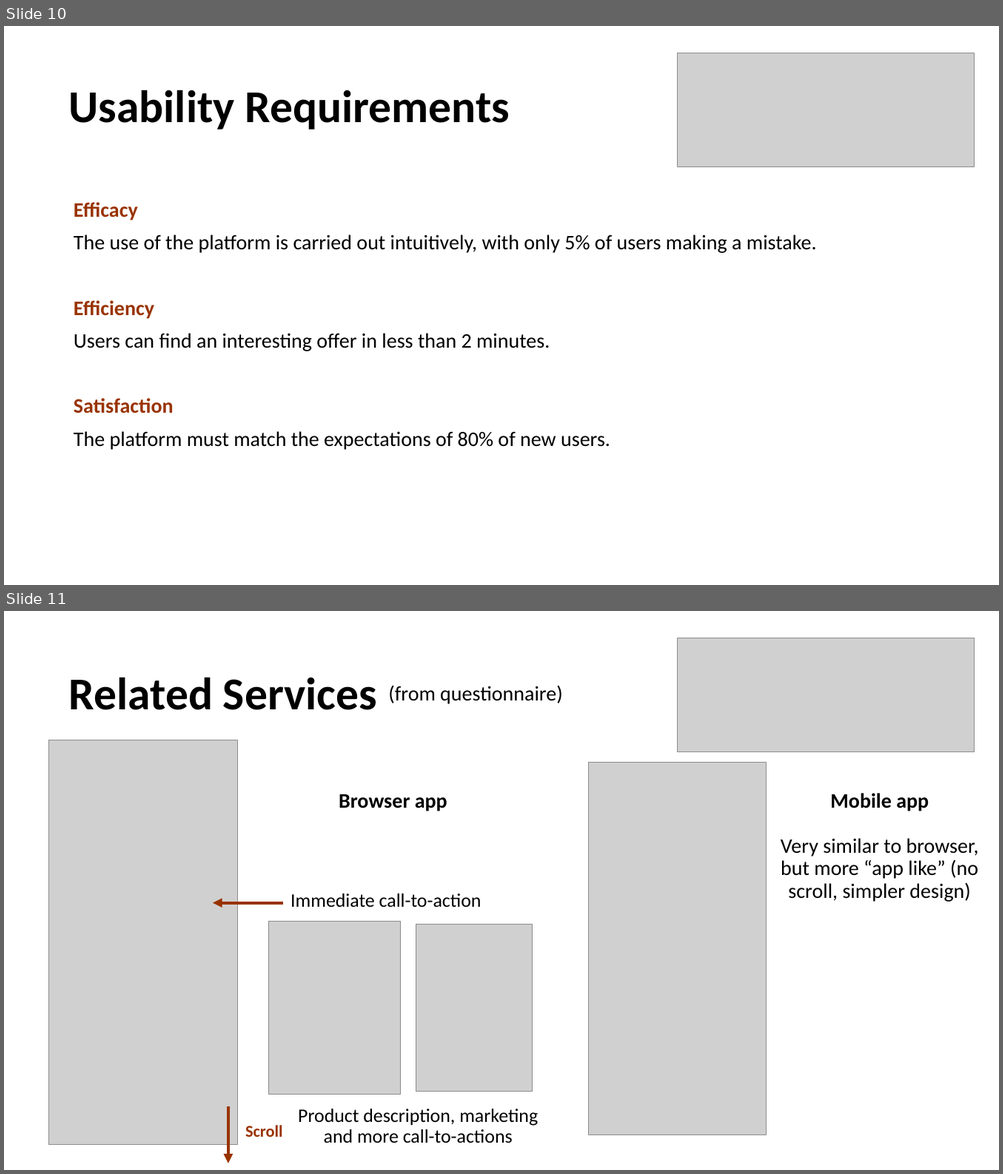
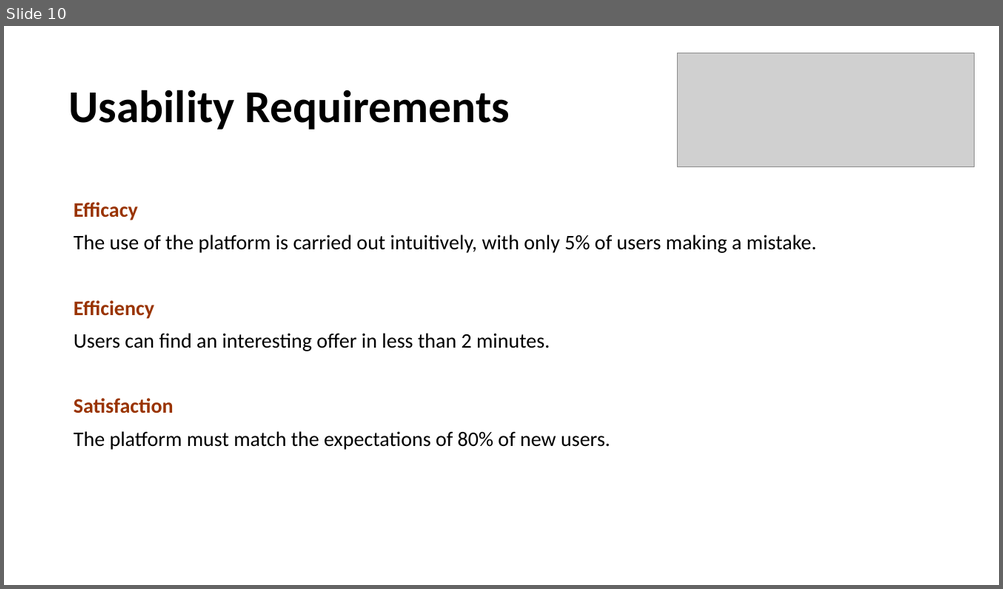
Before and after one commit to guilhermewastaken/HCI, a slide deck: IPC.pptx. Shown one above the other, each under a label of ours: slides 10 and 11 before the commit, slide 10 after it. The pictures are 1003x1174 and 1003x589 pixels, drawn with LibreOffice and Linux fonts; fonts in the diff are those of the drawing; grey boxes stand for pictures. Boxes give left, top, right and bottom in pixels: in the first picture for what was removed or moved away, otherwise in the second. Text is boxed around its words. In the diff, an @@ line names an element or a change of style, - is before the commit and + after.

```diff
--- a/IPC.pptx
+++ b/IPC.pptx
@@ slide 11 removed at (4, 611, 999, 1170), background #FFFFFF @@
@@ picture removed at (677, 638, 974, 752) @@
@@ text removed at (69, 677, 377, 710) @@
-Related Services
@@ text removed at (388, 685, 563, 704) @@
-(from questionnaire)
@@ picture removed at (50, 740, 239, 1145) @@
@@ picture removed at (588, 763, 765, 1136) @@
@@ text removed at (338, 794, 447, 812) @@
-Browser app
@@ text removed at (830, 793, 928, 812) @@
-Mobile app
@@ text removed at (780, 838, 979, 902) @@
-Very similar to browser, but more “app like” (no scroll, simpler design)
@@ text removed at (290, 894, 481, 907) @@
-Immediate call-to-action
@@ arrow removed from (283, 903) to (213, 903) @@
@@ picture removed at (268, 922, 400, 1095) @@
@@ picture removed at (416, 925, 532, 1092) @@
@@ arrow removed from (227, 1107) to (227, 1164) @@
@@ text removed at (298, 1109, 538, 1144) @@
-Product description, marketing and more call-to-actions
@@ text removed at (245, 1125, 282, 1137) @@
-Scroll
```
Also in this commit, not shown: 2 slides changed.
